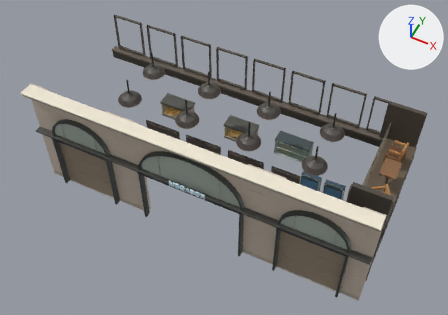
A saved change to the glTF model assets/models/megabox-central/entrance.glb.
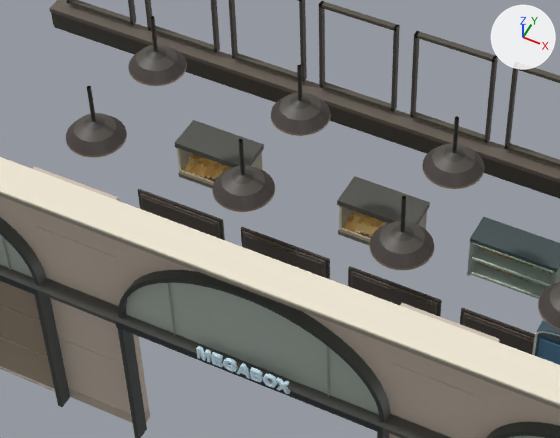
Each version appears first whole from a 50 mm camera at (6.62, -10.78, 18.09) aimed at (0.17, 2.11, 1.99), and next in a close-up on the part from 21% to 69% of the width and 15% to 69% of the height. The axes (+X, +Y, +Z) are drawn at upper right. The lights are the same throughout. The older version's two pictures come first. Where no turn or scale is listed for an object, it has been applied to the vertices. Vertices at exactly the same position are counted once.

Names of what the first close-up shows: 'Surface'.
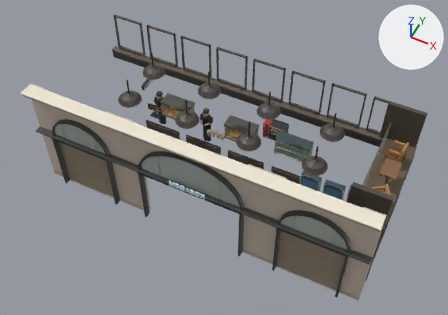
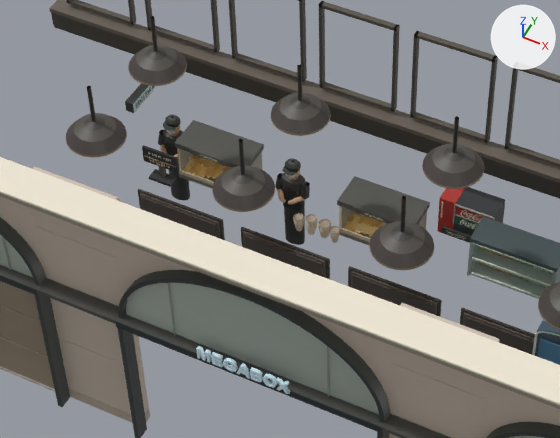
Pixel boxes (x1, y1, x2, y2) of what changed, in the close-ups (560 x 438 px):
part 1 of me_반원형_유리와_금속_문틀_0, added (red)
    after: (437, 188, 465, 235)
part 2 of me_반원형_유리와_금속_문틀_0, added
    after: (454, 187, 505, 240)
part 3 of me_반원형_유리와_금속_문틀_0, added
    after: (455, 206, 493, 222)
part 4 of me_반원형_유리와_금속_문틀_0, added
    after: (125, 83, 495, 245)

What changed in the scene script:
```text
Change me_반원형_유리와_금속_문틀_0:
    used by ob_surface; location = (0.02, 2.32, 2.22)
    remove me_반원형_유리와_금속_문틀_0.from_pydata(...)  # 8975 vertices, 14470 faces; spans x -6.07..6.07, y -2.59..2.59, z -2.22..2.22
    add me_반원형_유리와_금속_문틀_0.from_pydata(...)  # 12981 vertices, 19380 faces; spans x -6.07..6.07, y -2.59..2.59, z -2.22..2.22
    me_반원형_유리와_금속_문틀_0 part 1: a new loose piece, a box spanning x 0.63..0.88, y 2.09..2.48, z -1.1..-0.41, in mat_defaultmaterial
    me_반원형_유리와_금속_문틀_0 part 2: a new loose piece, a box spanning x 0.87..1.48, y 2.09..2.48, z -1.1..-0.41, in mat_defaultmaterial
    me_반원형_유리와_금속_문틀_0 part 3: a new loose piece, a box spanning x 0.883..1.475, y 2.071..2.083, z -0.594..-0.423, in mat_defaultmaterial
    me_반원형_유리와_금속_문틀_0 part 4: 3950 vertices added at x -4.34..1.49, y 1.15..2.33, z -2.14..-0.17
    other edits to the shape of me_반원형_유리와_금속_문틀_0 do not show in these pictures
```
